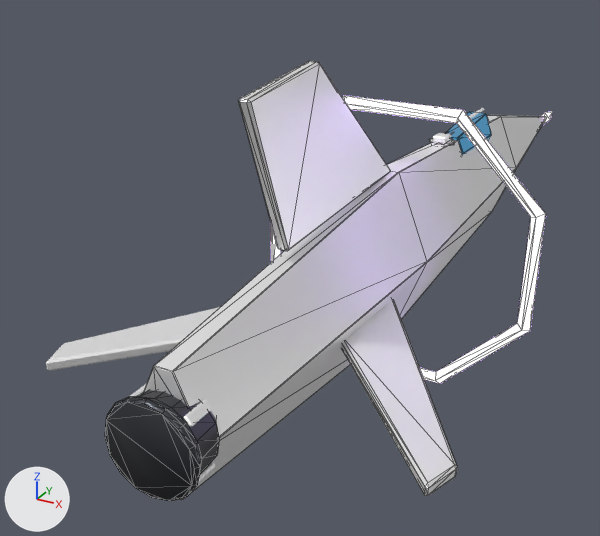
One commit to the glTF model public/models/ships/iskatel.glb: the scene before it, then after it.
Before and after are seen from a 50 mm camera at (0.59, -1.61, 0.63) aimed at (-0.24, -0.1, -0.12). Lighting does not change. The marker at lower left points along +X, +Y and +Z. The picture after the commit comes second. Mesh edges are drawn as thin lines on the coarser meshes. Where no turn or scale is listed for an object, it has been applied to the vertices.

Names of what the first picture shows: 'Кожух_дюзы', 'Кольцо_сканера', 'Корпус', 'Крыло', 'Крыло.001', 'Плавник' and 8 more.
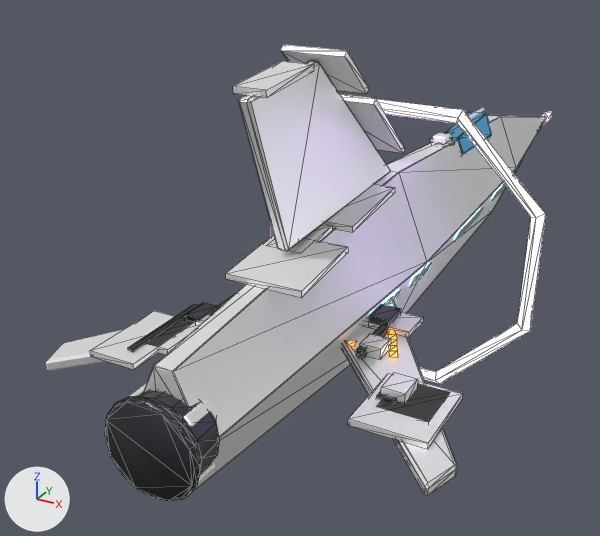
Boxes (x1, y1, x2, y2) around the edits, measured in the pictures (600 x 536 px):
'Накладные_плиты', added: after (90, 45, 463, 450)
'Механика', added: after (128, 293, 401, 404)
'Разметка', added (mostly hidden): after (347, 330, 398, 357)
'Решётки', added: after (384, 169, 518, 305)
'Крыло.001', unchanged, covered by the edit: before (46, 307, 220, 371); after (46, 330, 122, 371)

Edits to the bpy script that builds the scene:
```text
Add mat_vent:
    mat_vent = principled_material('vent')
    mat_vent.base_color = (0.05, 0.12, 0.2)  # dark blue #3f617c
    mat_vent.metallic = 0.3
    mat_vent.roughness = 0.3
    mat_vent.emission_color = (0.25, 0.65, 1.0)  # blue #89d3ff
    mat_vent.emission_strength = 4.0
Add mat_stripe:
    mat_stripe = principled_material('stripe')
    mat_stripe.base_color = (1.0, 0.42, 0.08)  # orange #ffad50
    mat_stripe.metallic = 0.2
    mat_stripe.roughness = 0.45
    mat_stripe.emission_color = (1.0, 0.38, 0.05)  # orange #ffa63f
    mat_stripe.emission_strength = 1.2
Add me_механика:
    me_механика.from_pydata(...)  # 56 vertices, 84 faces; spans x -0.217..0.217, y -0.163..0.163, z -0.096..0.096
    me_механика.materials.append(mat_dark)  # dark grey #4b4d52
Add me_накладные_плиты:
    me_накладные_плиты.from_pydata(...)  # 136 vertices, 204 faces; spans x -0.281..0.281, y -0.243..0.243, z -0.235..0.235
    me_накладные_плиты.materials.append(mat_hull2)  # white #ffffff
Add me_решётки:
    me_решётки.from_pydata(...)  # 168 vertices, 84 faces; spans x -0.09..0.09, y -0.52..0.52, z -0.012..0.012
    me_решётки.materials.append(mat_vent)  # dark blue #3f617c, glowing blue #89d3ff
Add me_разметка:
    me_разметка.from_pydata(...)  # 136 vertices, 68 faces; spans x -0.254..0.254, y -0.159..0.159, z 0.0
    me_разметка.materials.append(mat_stripe)  # orange #ffad50, glowing orange #ffa63f
Add ob_механика:
    ob_механика = bpy.data.objects.new('Механика', me_механика)
    ob_механика.location = (0.0, -0.558, 0.066)
Add ob_накладные_плиты:
    ob_накладные_плиты = bpy.data.objects.new('Накладные_плиты', me_накладные_плиты)
    ob_накладные_плиты.location = (0.013, -0.508, 0.205)
Add ob_решётки:
    ob_решётки = bpy.data.objects.new('Решётки', me_решётки)
    ob_решётки.location = (0.0, 0.09, -0.024)
Add ob_разметка:
    ob_разметка = bpy.data.objects.new('Разметка', me_разметка)
    ob_разметка.location = (0.0, -0.544, -0.026)
```
